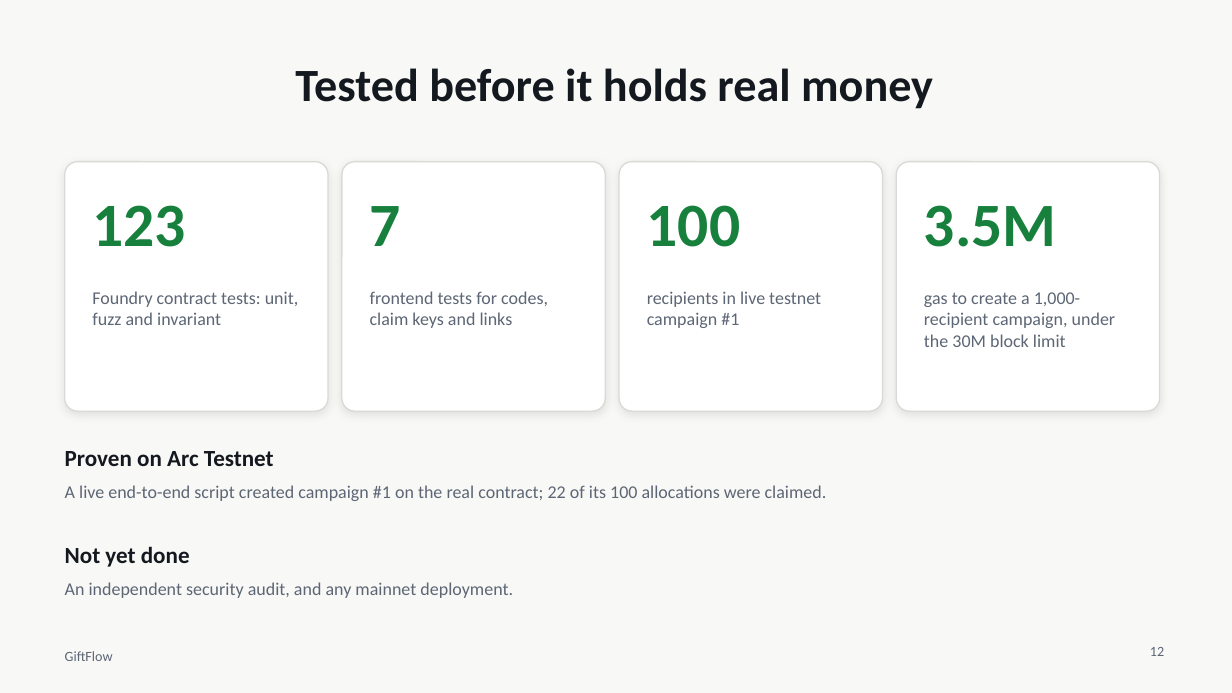
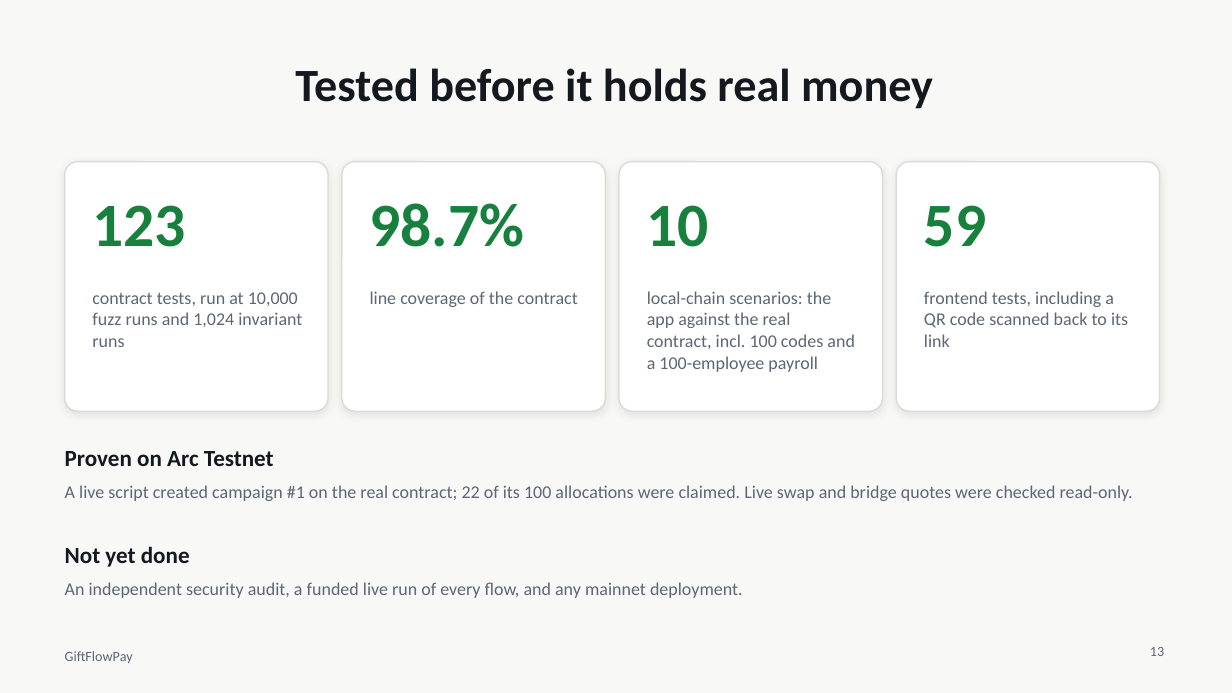
Before and after one commit to sadikul880/giftflowpay-by-arc, a slide deck: slide 13 of docs/presentation/GiftFlow-presentation.pptx (slide 12 before the commit). Drawn at 1232x693 pixels with LibreOffice and Linux fonts; fonts in the diff are those of the drawing. Boxes give left, top, right and bottom in pixels: in the first picture for what was removed or moved away, otherwise in the second. Text is boxed around its words. In the diff, an @@ line names an element or a change of style, - is before the commit and + after.

```diff
--- a/docs/presentation/GiftFlow-presentation.pptx
+++ b/docs/presentation/GiftFlow-presentation.pptx
@@ text at (370, 203, 525, 247): text changed @@
-7
+98.7%
@@ text at (647, 205, 709, 247): text changed @@
-100
+10
@@ text at (924, 205, 986, 247): text changed @@
-3.5M
+59
@@ text at (92, 292, 302, 347): text changed @@
-Foundry contract tests: unit, fuzz and invariant
+contract tests, run at 10,000 fuzz runs and 1,024 invariant runs
@@ text at (370, 291, 577, 307): text changed @@
-frontend tests for codes, claim keys and links
+line coverage of the contract
@@ text at (647, 291, 855, 372): text changed @@
-recipients in live testnet campaign #1
+local-chain scenarios: the app against the real contract, incl. 100 codes and a 100-employee payroll
@@ text at (924, 291, 1128, 347): text changed @@
-gas to create a 1,000-recipient campaign, under the 30M block limit
+frontend tests, including a QR code scanned back to its link
@@ text at (65, 485, 1133, 501): text changed @@
-A live end-to-end script created campaign #1 on the real contract; 22 of its 100 allocations were claimed.
+A live script created campaign #1 on the real contract; 22 of its 100 allocations were claimed. Live swap and bridge quotes were checked read-only.
@@ text at (65, 582, 743, 598): text changed @@
-An independent security audit, and any mainnet deployment.
+An independent security audit, a funded live run of every flow, and any mainnet deployment.
@@ text at (65, 651, 133, 663): text changed @@
-GiftFlow
+GiftFlowPay
```
Also in this commit, not shown: 13 other slides changed, 2 slides added, 1 slide removed, 39 other files.
